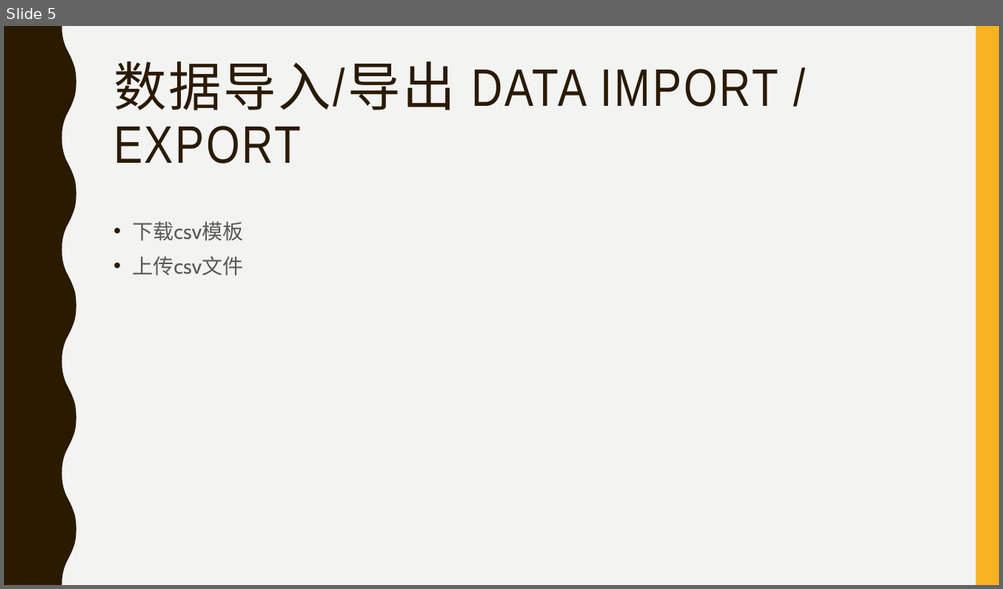
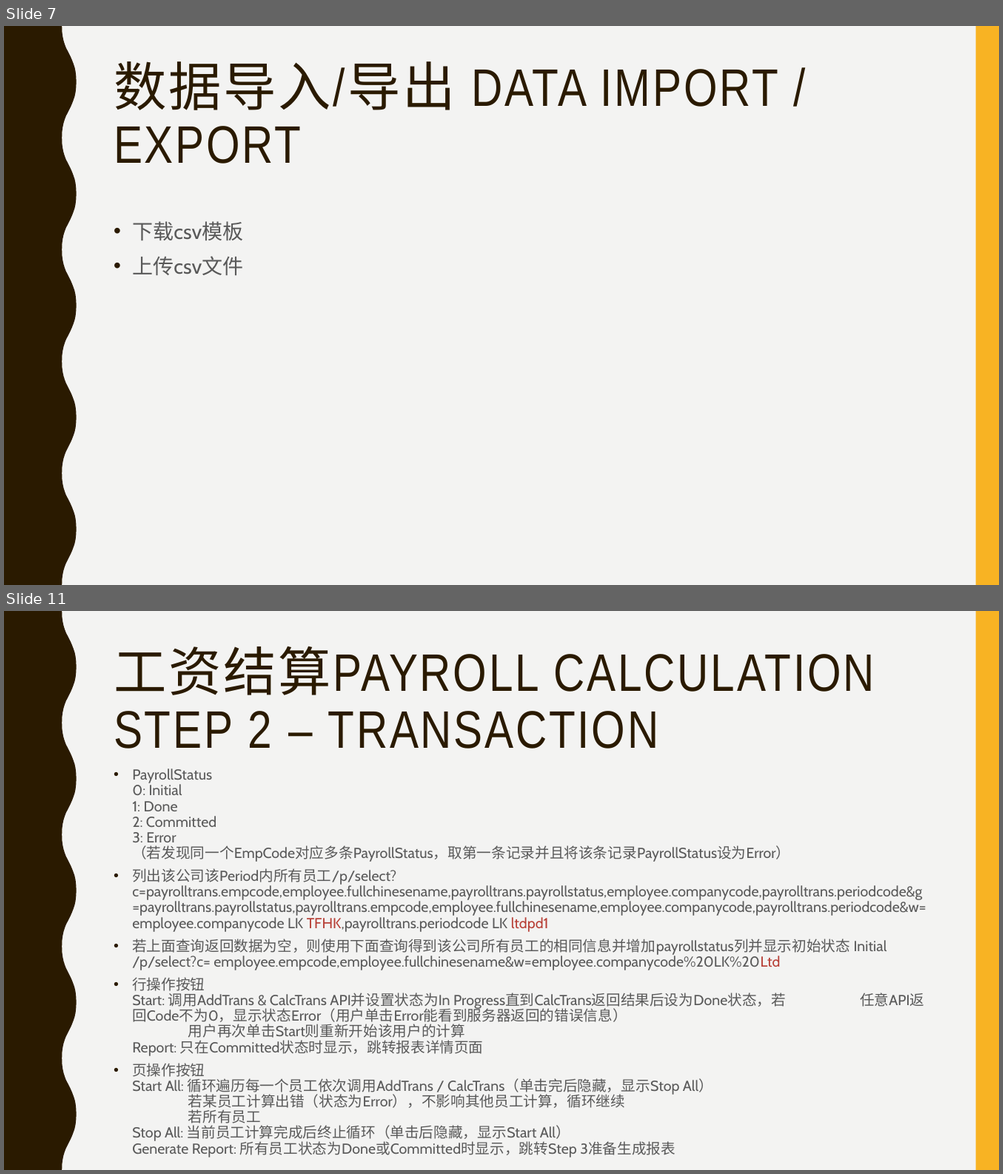
Before and after one commit to payrolls/payrolls.github.io, a slide deck: doc/Payroll Web UI.pptx. Shown one above the other, each under a label of ours: slide 5 before the commit, slides 7 and 11 after it; the slides between them are not shown. The pictures are 1003x589 and 1003x1174 pixels, drawn with LibreOffice and Linux fonts; fonts in the diff are those of the drawing. Boxes give left, top, right and bottom in pixels: in the first picture for what was removed or moved away, otherwise in the second. Text is boxed around its words. In the diff, an @@ line names an element or a change of style, - is before the commit and + after.

```diff
--- a/doc/Payroll Web UI.pptx
+++ b/doc/Payroll Web UI.pptx
@@ slide 11 added at [4, 611, 999, 1170], background #F3F3F2; not listed: 2 template elements that a slide beside it also shows @@
@@ title added at [114, 646, 874, 749], 51 pt, text #2A1A00 @@
+工资结算PAYROLL CALCULATION
+STEP 2 – TRANSACTION
@@ text added at [132, 769, 925, 1158], 14 pt, text #595959 @@
+• PayrollStatus
+  0: Initial
+  1: Done
+  2: Committed
+  3: Error
+  （若发现同一个EmpCode对应多条PayrollStatus，取第一条记录并且将该条记录PayrollStatus设为Error）
+• 列出该公司该Period内所有员工/p/select?c=payrolltrans.empcode,employee.fullchinesename,payrolltrans.payrollstatus,employee.companycode,payrolltrans.periodcode&g=payrolltrans.payrollstatus,payrolltrans.empcode,employee.fullchinesename,employee.companycode,payrolltrans.periodcode&w=employee.companycode LK TFHK,payrolltrans.periodcode LK ltdpd1
+• 若上面查询返回数据为空，则使用下面查询得到该公司所有员工的相同信息并增加payrollstatus列并显示初始状态 Initial
+  /p/select?c= employee.empcode,employee.fullchinesename&w=employee.companycode%20LK%20Ltd
+• 行操作按钮
+  Start: 调用AddTrans & CalcTrans API并设置状态为In Progress直到CalcTrans返回结果后设为Done状态，若 任意API返回Code不为0，显示状态Error（用户单击Error能看到服务器返回的错误信息）
+  用户再次单击Start则重新开始该用户的计算
+  Report: 只在Committed状态时显示，跳转报表详情页面
+• 页操作按钮
+  Start All: 循环遍历每一个员工依次调用AddTrans / CalcTrans（单击完后隐藏，显示Stop All）
+  若某员工计算出错（状态为Error），不影响其他员工计算，循环继续
+  若所有员工
+  Stop All: 当前员工计算完成后终止循环（单击后隐藏，显示Start All）
+  Generate Report: 所有员工状态为Done或Committed时显示，跳转Step 3准备生成报表
@@ what was slide 5 is now slide 7 @@
```
Also in this commit, not shown: 6 slides changed, 4 other slides added.
